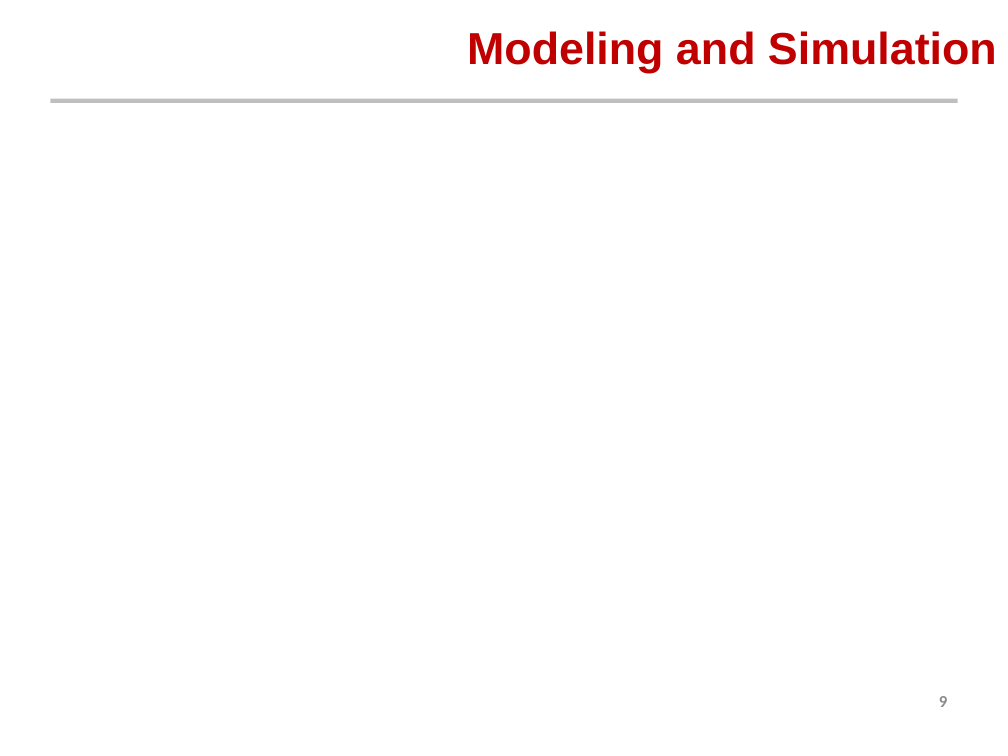
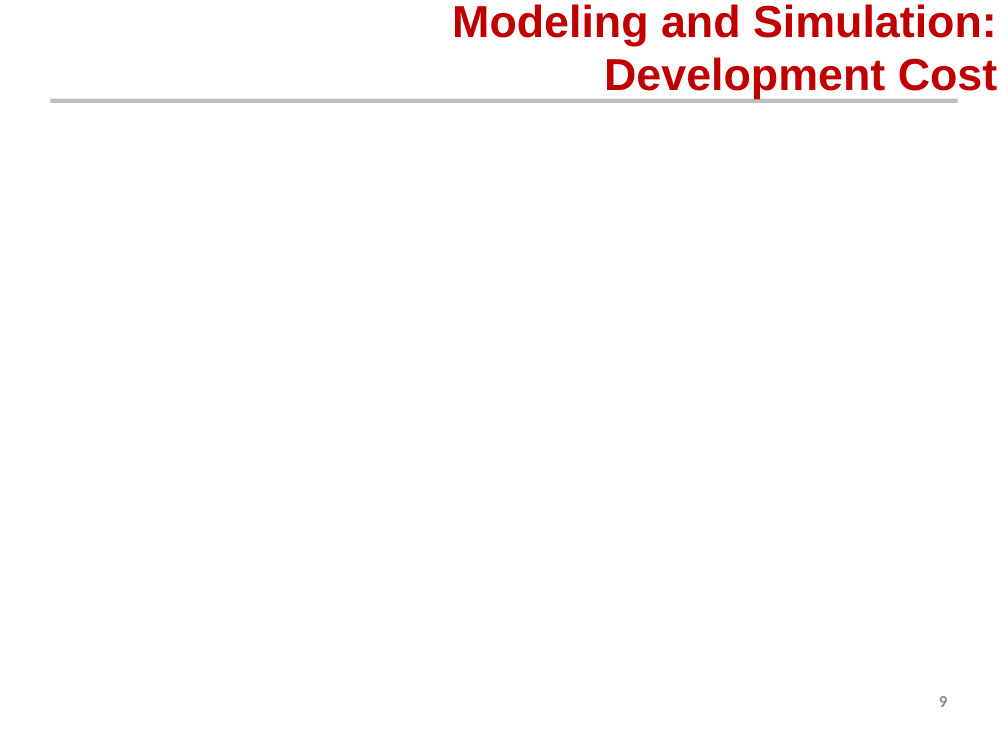
Before and after one commit to AeroSigma/Mars2040, a slide deck: slide 9 of MSDO/Assignment5/Mars 2040 Optimization Presentation.pptx. Drawn at 1008x756 pixels with LibreOffice and Linux fonts; fonts in the diff are those of the drawing; background and template pictures are left out. Boxes give left, top, right and bottom in pixels: in the first picture for what was removed or moved away, otherwise in the second. Text is boxed around its words. In the diff, an @@ line names an element or a change of style, - is before the commit and + after.

Commit message:
Model & multi - Presentation

```diff
--- a/MSDO/Assignment5/Mars 2040 Optimization Presentation.pptx
+++ b/MSDO/Assignment5/Mars 2040 Optimization Presentation.pptx
@@ title at (x1=452, y1=4, x2=998, y2=99): text changed @@
-Modeling and Simulation
+Modeling and Simulation:
+Development Cost
```
Also in this commit, not shown: 2 other slides changed, 1 slide added, 2 other files.
